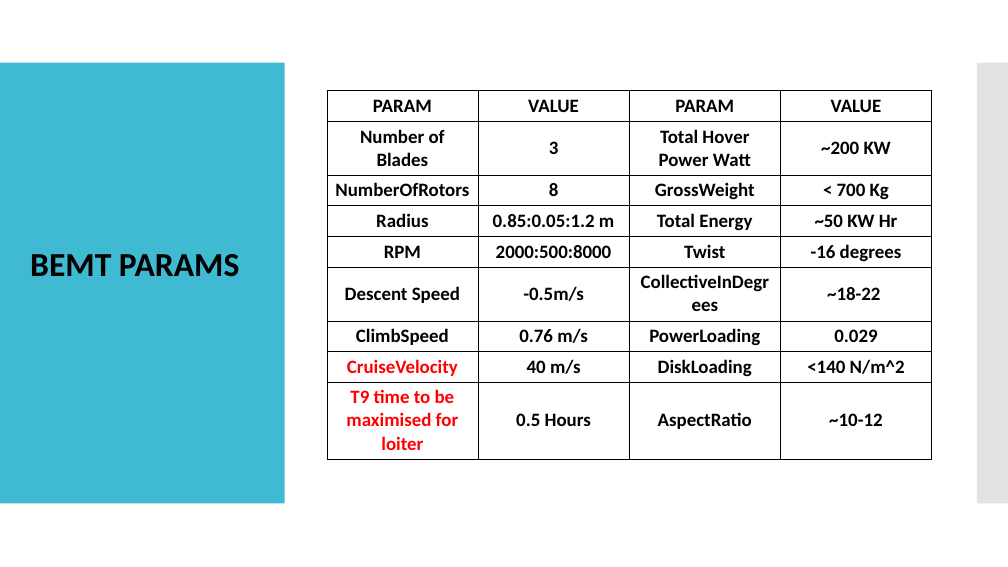
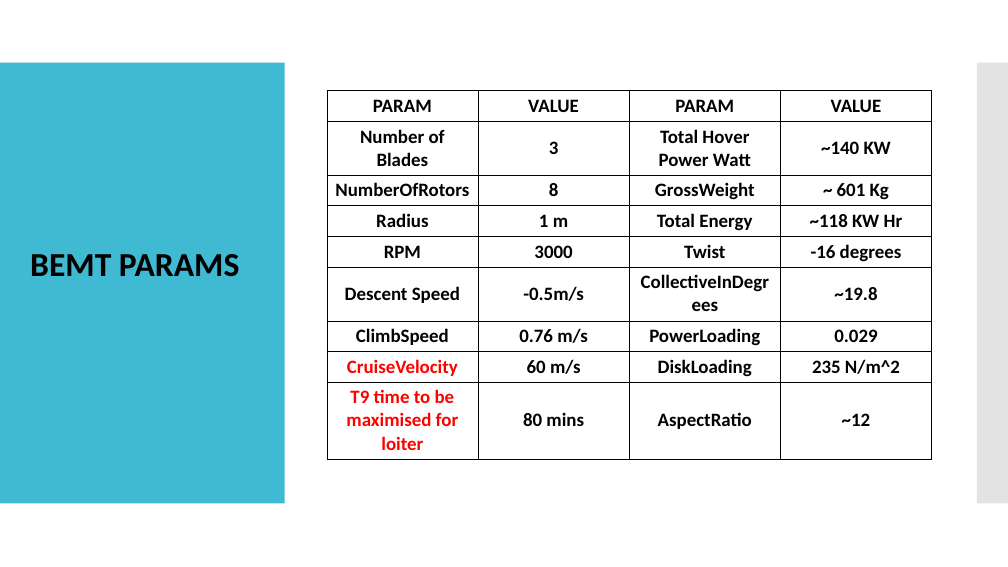
Before and after one commit to s-ritwik/VFS_IIT_KANPUR, a slide deck: slide 17 of BEMT_results/VFS performance validation.pptx (slide 8 before the commit). Drawn at 1008x567 pixels with LibreOffice and Linux fonts; fonts in the diff are those of the drawing. Boxes give left, top, right and bottom in pixels: in the first picture for what was removed or moved away, otherwise in the second. Text is boxed around its words. In the diff, an @@ line names an element or a change of style, - is before the commit and + after.

```diff
--- a/BEMT_results/VFS performance validation.pptx
+++ b/BEMT_results/VFS performance validation.pptx
@@ table at (327,91,932,476) @@
-row 2, column 4: ~200 KW
+row 2, column 4: ~140 KW
-row 3, column 4: < 700 Kg
+row 3, column 4: ~ 601 Kg
-row 4, column 2: 0.85:0.05:1.2 m
+row 4, column 2: 1 m
-row 4, column 4: ~50 KW Hr
+row 4, column 4: ~118 KW Hr
-row 5, column 2: 2000:500:8000
+row 5, column 2: 3000
-row 6, column 4: ~18-22
+row 6, column 4: ~19.8
-row 8, column 2: 40 m/s
+row 8, column 2: 60 m/s
-row 8, column 4: <140 N/m^2
+row 8, column 4: 235 N/m^2
-row 9, column 2: 0.5 Hours
+row 9, column 2: 80 mins
-row 9, column 4: ~10-12
+row 9, column 4: ~12
```
Also in this commit, not shown: 2 other slides changed, 20 slides added, 4 slides removed, 3 other files.
